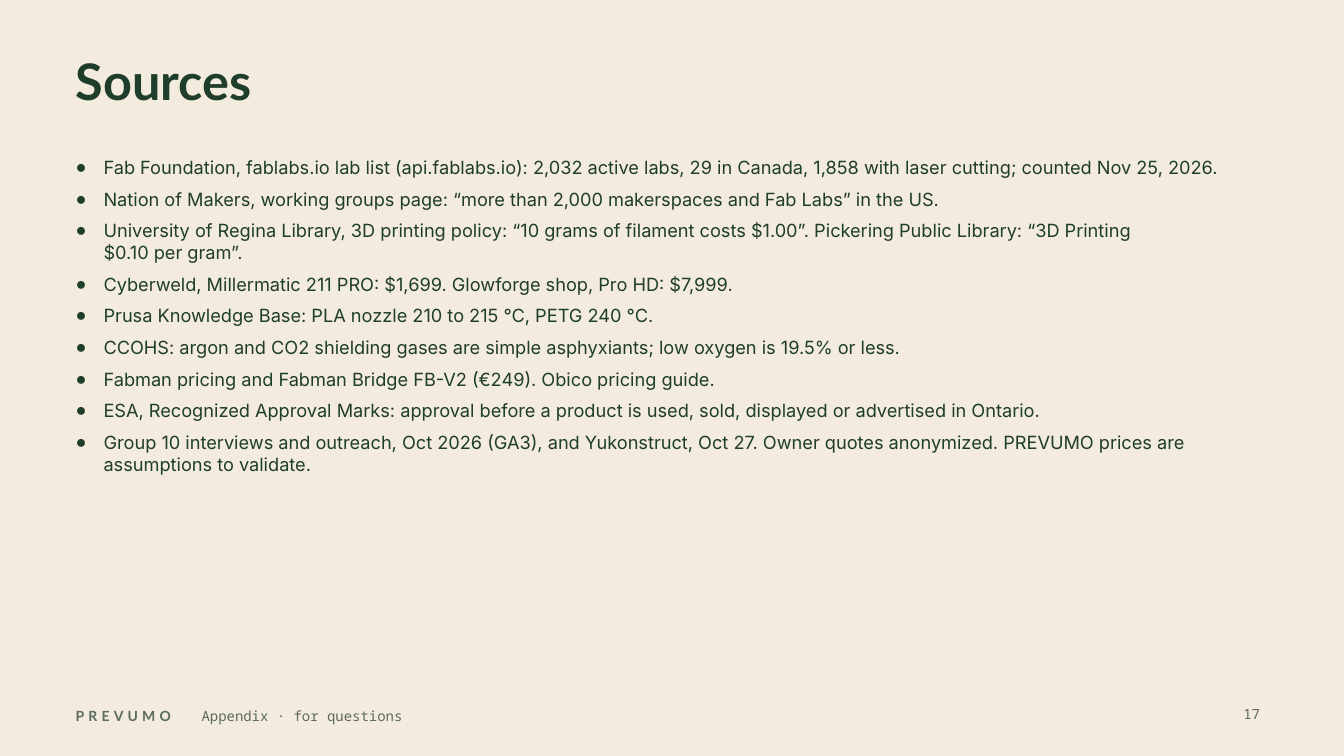
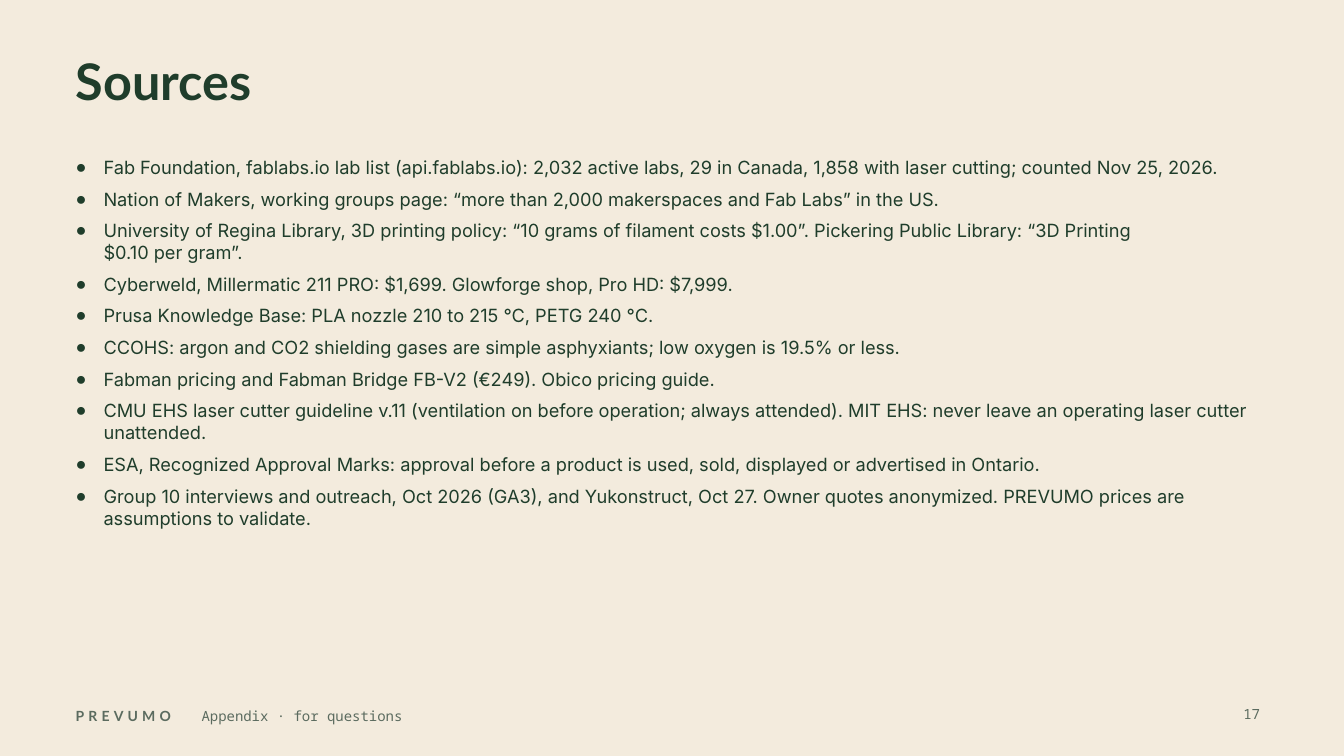
Before and after one commit to WAHB22/wahbs-world, a slide deck: slide 17 of prevumo/deliverables/final/PREVUMO-final.pptx. Drawn at 1344x756 pixels with LibreOffice and Linux fonts; fonts in the diff are those of the drawing. Boxes give left, top, right and bottom in pixels: in the first picture for what was removed or moved away, otherwise in the second. Text is boxed around its words. In the diff, an @@ line names an element or a change of style, - is before the commit and + after.

```diff
--- a/prevumo/deliverables/final/PREVUMO-final.pptx
+++ b/prevumo/deliverables/final/PREVUMO-final.pptx
@@ text at [104, 403, 1246, 439]: paragraph added @@
+● CMU EHS laser cutter guideline v.11 (ventilation on before operation; always attended). MIT EHS: never leave an operating laser cutter unattended.
```
Also in this commit, not shown: 9 other slides changed, 11 other files.
